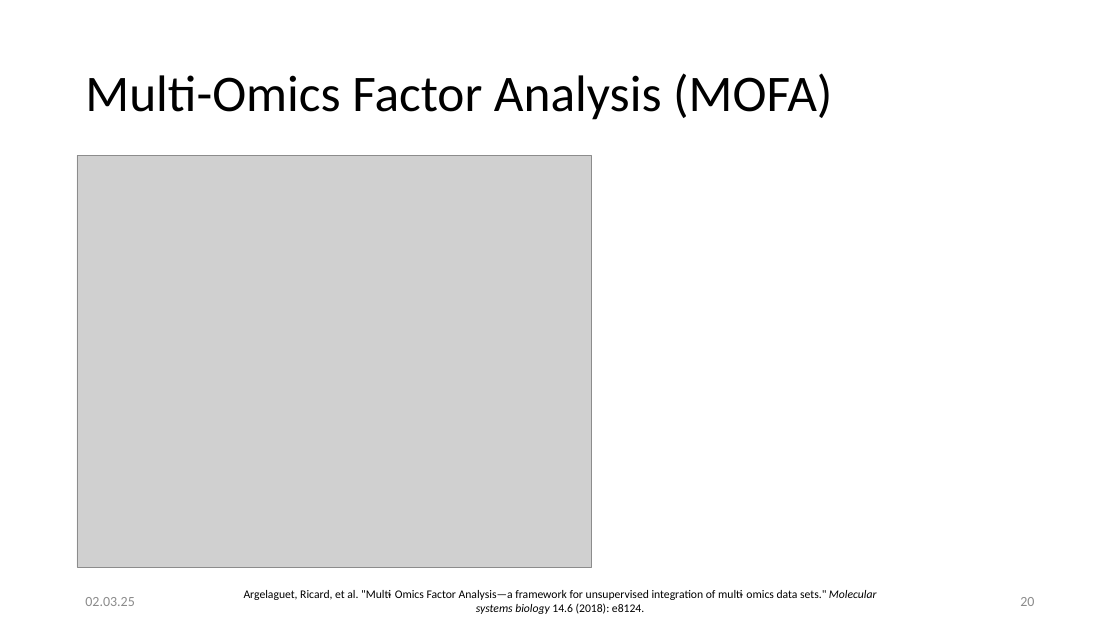
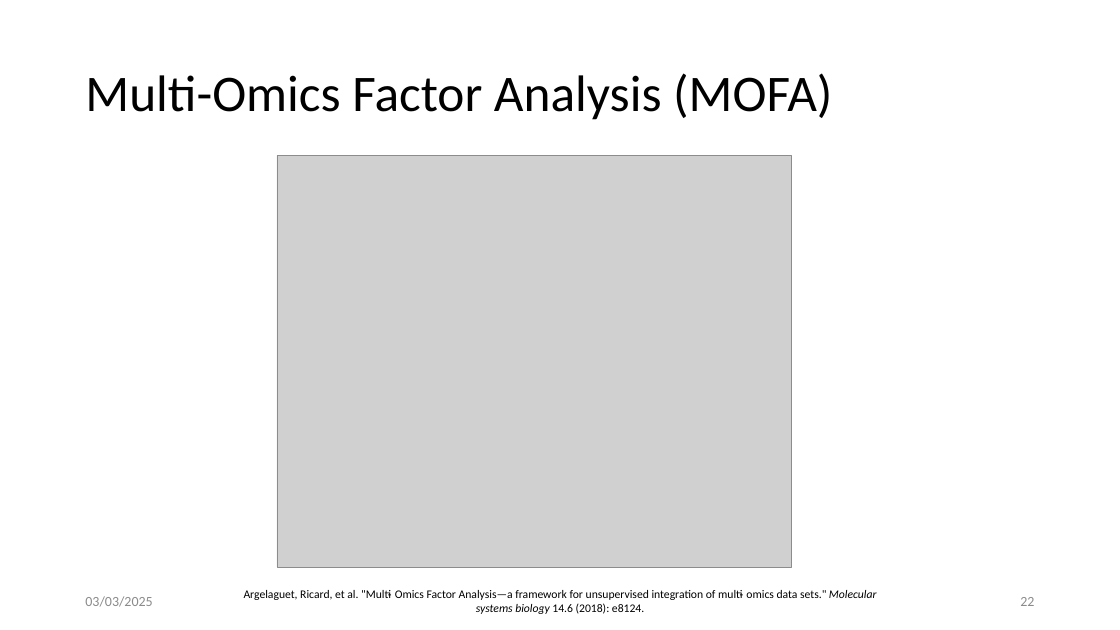
Before and after one commit to penelopenelope/ebi_mofa_workshop_precision_medicine, a slide deck: slide 23 of presentation.pptx (slide 21 before the commit). Drawn at 1120x630 pixels with LibreOffice and Linux fonts; fonts in the diff are those of the drawing; grey boxes stand for pictures. Boxes give left, top, right and bottom in pixels: in the first picture for what was removed or moved away, otherwise in the second. Text is boxed around its words. In the diff, an @@ line names an element or a change of style, - is before the commit and + after.

```diff
--- a/presentation.pptx
+++ b/presentation.pptx
@@ picture moved from (x1=77, y1=155, x2=592, y2=567) to (x1=277, y1=155, x2=791, y2=567) @@
@@ text at (x1=85, y1=596, x2=152, y2=607): text changed @@
-02.03.25
+03/03/2025
@@ page number at (x1=1020, y1=597, x2=1034, y2=606): text changed @@
-20
+22
```
Also in this commit, not shown: 24 other slides changed, 4 slides added, 8 slides removed, 1 other file.
